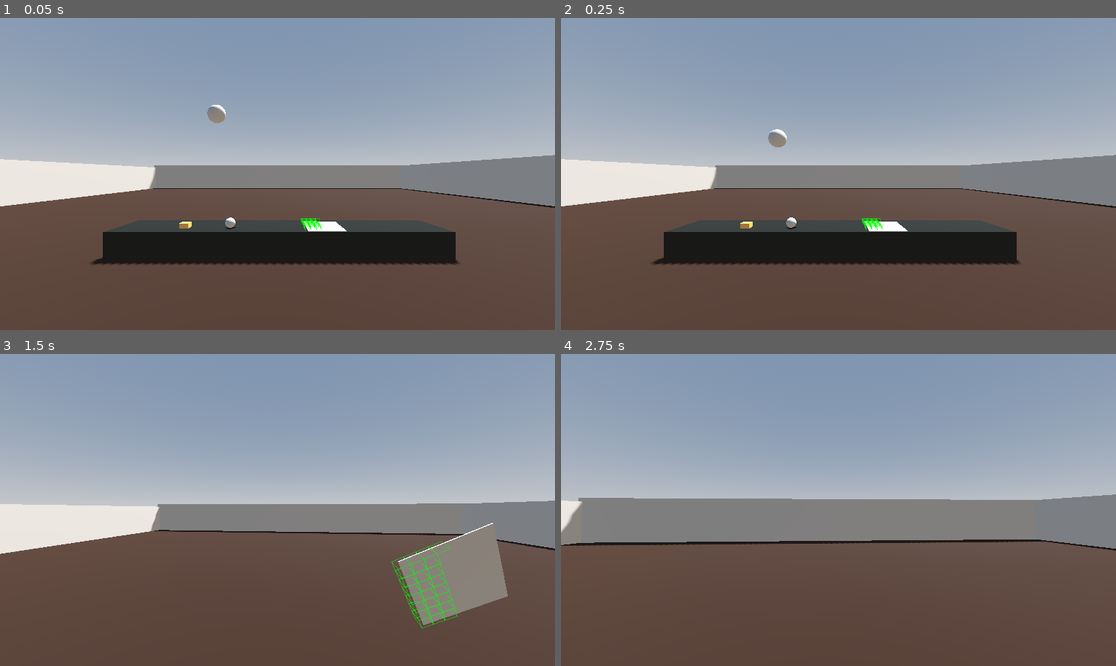
Above: before the commit, frames 1-4 (two rows, left to right).
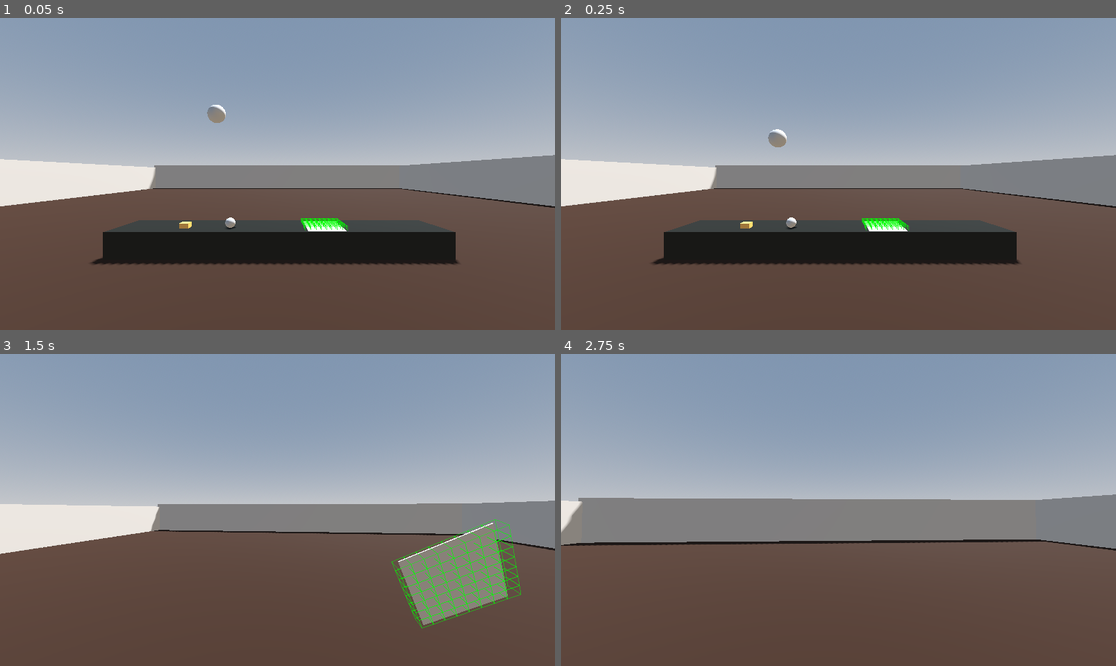
Above: after the commit, the same moments.

Repository: bgilross/cookin
Game: Godot game, scene res://scenes/main_scene.tscn
The game is run twice, just before and just after one commit, with the same random seed, the same clock (stepped at 60 frames per second) and the same inputs.
Inputs (mouse positions are in pixels of both pictures, inside the frame that each line leads up to):
- Up to frame 1 (0.05 s): no input
- Up to frame 2 (0.25 s): no input
- Up to frame 3 (1.5 s): tap Enter (ui_accept) at 0.5, 0.77 s; move the mouse to (305, 510) at 0.52 s; hold F (interact) 0.53-1.28 s; hold W (forward) from 0.53 s (still down); move the mouse to (249, 510) at 1.27 s; tap F (interact) at 1.35 s
- Up to frame 4 (2.75 s): keep holding W (forward); tap Enter (ui_accept) at 1.52 s; move the mouse to (849, 503) at 2.02 s; hold F (interact) from 2.03 s (still down)

The runs differ from the first frame. In frame 1, 0.1% of the frame differs, in the area x 56-63%, y 64-69%; in frame 2, 0.1%; in frame 3, 0.6%, in the area x 77-94%, y 53-85%; in frame 4, nothing differs.

Commit message:
debug visualizer seems to be working better. fixed calling surface_begin and end for every edge/line of a cube, now draw all wireframes in one surface.

Diff:
--- a/scripts/StorageVisualizer.gd
+++ b/scripts/StorageVisualizer.gd
@@ -41,46 +41,35 @@
 
 func update_debug_visualization():
 	if not visualize_slots:
-		# Instead of clearing, create a new empty mesh
 		debug_mesh = ImmediateMesh.new()
 		mesh = debug_mesh
 		return
 
-	# Get storage slots from parent
-	var slots = []
-
-	if storage_parent.has_method("get_storage_slots"):
-		slots = storage_parent.get_storage_slots()
-	elif "storage_slots" in storage_parent:
-		slots = storage_parent.storage_slots
-	else:
-		print("No storage slots found in parent")
+	var slots = storage_parent.get_storage_slots() if storage_parent.has_method("get_storage_slots") else storage_parent.storage_slots
+	if slots.size() == 0:
 		return
 
-	if slots.size() == 0:
-		print("Parent has 0 storage slots")
-		return
-
-	# Instead of clearing, create a new mesh
+	# Create a new mesh and begin drawing
 	debug_mesh = ImmediateMesh.new()
 	mesh = debug_mesh
 
-	# IMPORTANT: Don't try to set material on surface 0 before it exists
-	# The material is already set via material_override
+	debug_mesh.surface_begin(Mesh.PRIMITIVE_LINES)
 
-	# Draw each slot
 	for slot in slots:
 		draw_slot_wireframe(slot)
 
+	debug_mesh.surface_end()
+
 func draw_slot_wireframe(slot):
 	var slot_pos = slot.position
-	var size = slot.size if "size" in slot and slot.size else Vector3(0.1, 0.1, 0.1)
-	size = size / 2  # We need half-extents for drawing
 
-	# Set color based on whether slot is occupied
-	var color = slot_color_filled if "occupied" in slot and slot.occupied else slot_color_empty
+	var size := Vector3(0.1, 0.1, 0.1)
+	if "size" in slot and typeof(slot.size) == TYPE_VECTOR3:
+		size = slot.size
+	size /= 2
 
-	# Define the 8 corners of the cube
+	var color = slot_color_filled if ("occupied" in slot and slot.occupied) else slot_color_empty
+
 	var corners = []
 	for i in range(8):
 		var x = slot_pos.x + (size.x if i & 1 else -size.x)
@@ -88,18 +77,14 @@
 		var z = slot_pos.z + (size.z if i & 4 else -size.z)
 		corners.append(Vector3(x, y, z))
 
-	# Connect corners with lines (12 edges of a cube)
 	var edges = [
-		[0, 1], [1, 3], [3, 2], [2, 0],  # Bottom face
-		[4, 5], [5, 7], [7, 6], [6, 4],  # Top face
-		[0, 4], [1, 5], [2, 6], [3, 7]   # Connecting edges
+		[0, 1], [1, 3], [3, 2], [2, 0],
+		[4, 5], [5, 7], [7, 6], [6, 4],
+		[0, 4], [1, 5], [2, 6], [3, 7]
 	]
 
-	# Draw lines
 	for edge in edges:
-		debug_mesh.surface_begin(Mesh.PRIMITIVE_LINES)
 		debug_mesh.surface_set_color(color)
 		debug_mesh.surface_add_vertex(corners[edge[0]])
 		debug_mesh.surface_set_color(color)
 		debug_mesh.surface_add_vertex(corners[edge[1]])
-		debug_mesh.surface_end()
